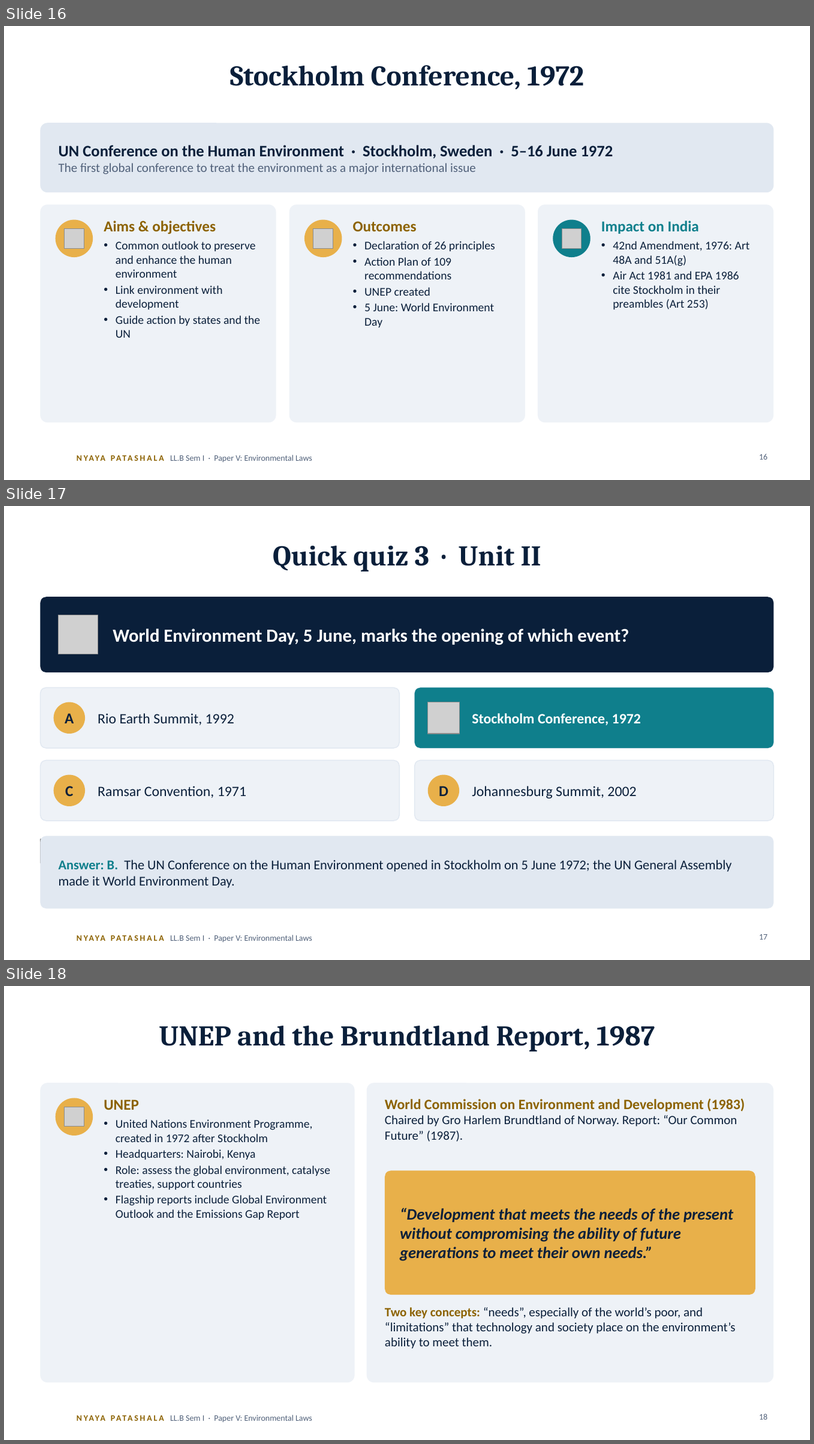
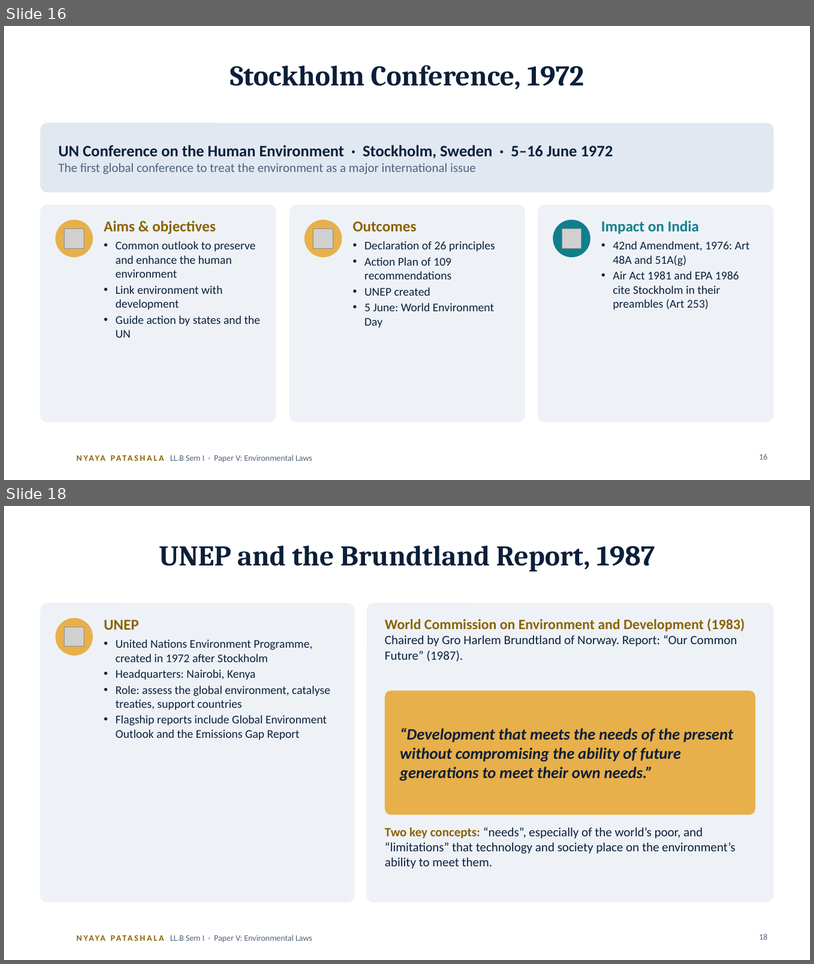
Before and after one commit to missioncivils92/current-affairs-Dasari-Mounika-, a slide deck: law/llb-sem1-environmental-laws/Environmental-Laws-Decoded_CLICK-animations.pptx. Shown one above the other, each under a label of ours: slides 16, 17 and 18 before the commit, slides 16 and 18 after it; the slides between them are not shown. The pictures are 814x1444 and 814x964 pixels, drawn with LibreOffice and Linux fonts; fonts in the diff are those of the drawing; grey boxes stand for pictures; background and template pictures are left out. Boxes give left, top, right and bottom in pixels: in the first picture for what was removed or moved away, otherwise in the second. Text is boxed around its words. In the diff, an @@ line names an element or a change of style, - is before the commit and + after.

```diff
--- a/law/llb-sem1-environmental-laws/Environmental-Laws-Decoded_CLICK-animations.pptx
+++ b/law/llb-sem1-environmental-laws/Environmental-Laws-Decoded_CLICK-animations.pptx
@@ slide 17 removed at box(4, 506, 810, 960), background #FFFFFF; not listed: 2 template elements that a slide beside it also shows @@
@@ title removed at box(273, 546, 542, 571) @@
-Quick quiz 3 · Unit II
@@ rounded rectangle removed at box(40, 597, 774, 672) @@
@@ picture removed at box(59, 615, 98, 654) @@
@@ text removed at box(113, 628, 629, 645) @@
-World Environment Day, 5 June, marks the opening of which event?
@@ rounded rectangle removed at box(40, 687, 399, 748) @@
@@ ellipse removed at box(54, 702, 85, 733) @@
@@ rounded rectangle removed at box(415, 687, 774, 748) @@
@@ rounded rectangle removed at box(415, 687, 774, 748) @@
@@ picture removed at box(428, 702, 459, 733) @@
@@ text removed at box(65, 713, 74, 723) @@
-A
@@ text removed at box(98, 713, 234, 725) @@
-Rio Earth Summit, 1992
@@ text removed at box(472, 713, 638, 723) @@
-Stockholm Conference, 1972
@@ text removed at box(538, 713, 641, 725) @@
-Stockholm Conference, 1972
@@ rounded rectangle removed at box(40, 760, 399, 820) @@
@@ ellipse removed at box(54, 775, 85, 806) @@
@@ rounded rectangle removed at box(415, 760, 774, 820) @@
@@ ellipse removed at box(428, 775, 459, 806) @@
@@ text removed at box(65, 786, 73, 796) @@
-C
@@ text removed at box(98, 786, 246, 798) @@
-Ramsar Convention, 1971
@@ text removed at box(439, 786, 449, 796) @@
-D
@@ text removed at box(472, 786, 636, 798) @@
-Johannesburg Summit, 2002
@@ picture removed at box(40, 839, 65, 863) @@
@@ rounded rectangle removed at box(40, 835, 774, 908) @@
@@ text removed at box(59, 859, 732, 888) @@
-Answer: B. The UN Conference on the Human Environment opened in Stockholm on 5 June 1972; the UN General Assembly made it World Environment Day.
@@ page number removed at box(759, 934, 768, 939) @@
-17
```
Also in this commit, not shown: 5 slides changed, 21 slides added, 7 other slides removed, 4 other files.
